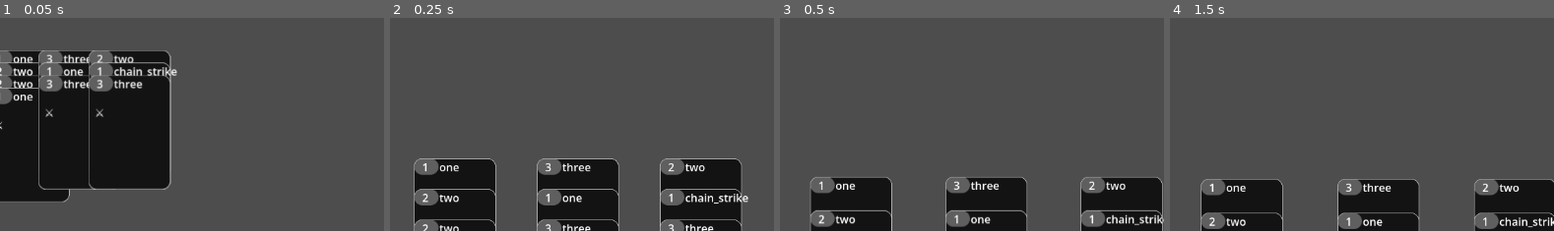
Above: before the commit, frames 1-4 (left to right).
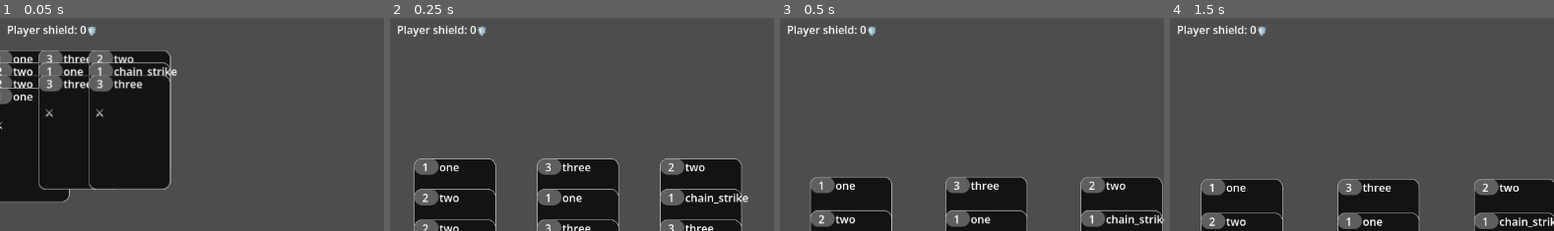
Above: after the commit, the same moments.

Repository: tgbrooks/cocards
Game: Godot game, scene res://main.tscn
The game is run twice, just before and just after one commit, with the same random seed, the same clock (stepped at 60 frames per second) and the same inputs.
Inputs:
- Up to frame 1 (0.05 s): no input
- Up to frame 2 (0.25 s): no input
- Up to frame 3 (0.5 s): no input
- Up to frame 4 (1.5 s): click "grunt 1/5" at 0.5 s; click "grunt 1/5" at 1.25 s
The pictures show only the part of the screen within x 5-55%, y 10-60%; the shares and areas given below are measured in that part.

The runs differ from the first frame. In frame 1, 0.5% of the frame differs, in the area x 2-25%, y 3-9%; in frame 2, 0.5%; in frame 3, 0.5%; in frame 4, 0.5%.

Commit message:
Add dodge and shield

Diff:
--- a/card.gd
+++ b/card.gd
@@ -5,6 +5,8 @@
 @export var suit: Enums.Suit = Enums.Suit.RED
 @export var face_up: bool = true
 @export var damage: int = 1
+@export var dodge: int = 0
+@export var shield: int = 0
 @export var description: String = ''
 signal card_flipped(to_front: bool)
 signal played(enemy: Enemy, card_stack: Array[Card])
@@ -18,6 +20,8 @@
 # Called when the node enters the scene tree for the first time.
 func _ready() -> void:
 	var damage_icons = '⚔️'.repeat(damage)
+	var shield_icons = '🛡️'.repeat(shield)
+	var dodge_icons = '🏃'.repeat(dodge)
 	number_label.text = "%s" % number
 	name_label.text = card_name
 	description_label.text = '%s\n%s' % [damage_icons, description]
@@ -40,8 +44,10 @@
 	else:
 		button.text = "--"
 
-func play(enemy: Enemy, card_stack: Array[Card]) -> void:
+func play(enemy: Enemy, card_stack: Array[Card], main: Main) -> void:
+	main.gain_shield(shield)
 	enemy.take_damage(damage)
+	enemy.gain_dodge(dodge)
 	get_parent().remove(self)
 	var tween = create_tween()
 	tween.tween_property(self, "scale", Vector2(0,0), 0.15).set_ease(Tween.EASE_IN)
--- a/card_library.gd
+++ b/card_library.gd
@@ -16,9 +16,11 @@
 	if card_name == 'one':
 		card.number = 1
 		card.suit = Enums.Suit.RED
+		card.dodge = 2
 	elif card_name == 'two':
 		card.number = 2
 		card.suit = Enums.Suit.RED
+		card.shield = 1
 	elif card_name == 'three':
 		card.number = 3
 		card.suit = Enums.Suit.RED
--- a/enemy.gd
+++ b/enemy.gd
@@ -5,12 +5,15 @@
 @export var health: int = 1
 @export var action_points_threshold: int = 3
 @export var action_points: int = 0
+var current_dodge: int = 0
 signal defeated()
 signal survived()
 signal damaged(damage: int)
 signal action_points_changed(old: int, new:int)
 signal action_taken()
+signal dodge_changed(old: int, new:int)
 @onready var action_points_label: Label = $ActionPointsLabel
+@onready var dodge_label: Label = $DodgeLabel
 
 # Called when the node enters the scene tree for the first time.
 func _ready() -> void:
@@ -18,6 +21,7 @@
 	defeated.connect(_on_defeated)
 	action_points_changed.connect(_draw_action_points)
 	_draw_action_points(0,0)
+	dodge_changed.connect(_draw_dodge)
 
 func draw():
 	text = "%s\n%s/%s" % [enemy_name, attack, health]
@@ -40,15 +44,24 @@
 	draw()
 
 func take_action(main: Main) -> void:
-	main.damage_player(attack)
+	var final_attack = max(attack - current_dodge, 0)
+	var old_dodge = current_dodge
+	current_dodge = 0
+	dodge_changed.emit(old_dodge, current_dodge)
+	main.damage_player(final_attack)
 	# Animate the attack
 	var tween = create_tween()
-	tween.tween_property(self, "rotation_degrees", 30, 0.15)
+	tween.tween_property(self, "rotation_degrees", 30, 0.15/2)
 	tween.tween_property(self, "rotation_degrees", -30, 0.15)
 	tween.tween_property(self, "rotation_degrees", 0, 0.15/2)
 	#tween.tween_property(self, "scale", Vector2(1, 1), 0.15)
 	await tween.finished
 	action_taken.emit()
+
+func gain_dodge(new_dodge: int) -> void:
+	var old = current_dodge
+	current_dodge += new_dodge
+	dodge_changed.emit(old, current_dodge)
 
 func _draw_action_points(old: int, new:int) -> void:
 	var ns = "🔳".repeat(new)
@@ -58,3 +71,7 @@
 	else:
 		empty = ""
 	action_points_label.text = "%s%s" % [ns, empty]
+
+func _draw_dodge(old: int, new_int) -> void:
+	var dodge_str = '🏃'.repeat(current_dodge)
+	dodge_label.text = dodge_str
--- a/enemy.tscn
+++ b/enemy.tscn
@@ -6,6 +6,11 @@
 offset_right = 55.0
 offset_bottom = 55.0
 script = ExtResource("1_7k104")
+enemy_name = null
+attack = null
+health = null
+action_points_threshold = null
+action_points = null
 
 [node name="ActionPointsLabel" type="Label" parent="." unique_id=581787762]
 layout_mode = 0
@@ -13,3 +18,10 @@
 offset_top = 3.0
 offset_right = 104.0
 offset_bottom = 26.0
+
+[node name="DodgeLabel" type="Label" parent="." unique_id=1833790826]
+layout_mode = 0
+offset_left = 62.0
+offset_top = 27.0
+offset_right = 102.0
+offset_bottom = 50.0
--- a/main.gd
+++ b/main.gd
@@ -6,10 +6,14 @@
 @export var played_cards: Array[CardStack] = []
 @export var objectives: Array[Objective] = []
 @export var active_player: String = "human"
+@export var player_shield: int = 0
 var card_stacks: Array[CardStack] = []
 var deck: Array[Card] = []
 signal player_damaged(old_health: int, new_health: int)
+signal player_shield_changed(old: int, new: int)
 @onready var enemy_area: EnemyArea = $EnemyArea
+@onready var player_health_label: Label = $PlayerHealthLabel
+@onready var player_shield_label: Label = $PlayerShieldLabel
 
 # Called when the node enters the scene tree for the first time.
 func _ready() -> void:
@@ -38,6 +42,8 @@
 	enemy_area.spawn_enemies()
 	player_damaged.connect(_on_player_damaged)
 	player_damaged.emit(player_health, player_health)
+	player_shield_changed.connect(_on_player_shield_change)
+	player_shield_changed.emit(0,0)
 
 func _on_go_button_pressed() -> void:
 	pass
@@ -81,7 +87,7 @@
 		selected_card_stack = null
 
 func play_card(card: Card, enemy: Enemy, card_stack: Array[Card]) -> void:
-	card.play(enemy, card_stack)
+	card.play(enemy, card_stack, self)
 	var idx = selected_cards.find(card)
 	if idx >= 0:
 		selected_cards.pop_at(idx)
@@ -91,8 +97,23 @@
 
 func damage_player(damage: int) -> void:
 	var old = player_health
-	player_health -= damage
-	player_damaged.emit(old, player_health)
+	var blocked_damage = min(damage, player_shield)
+	var unblocked_damage = damage - blocked_damage
+	player_health -= unblocked_damage
+	if player_health != old:
+		player_damaged.emit(old, player_health)
+	if blocked_damage > 0:
+		var old_shield = player_shield
+		player_shield -= blocked_damage
+		player_shield_changed.emit(old_shield, player_shield)
+
+func gain_shield(shield: int) -> void:
+	var old = player_shield
+	player_shield += shield
+	player_shield_changed.emit(old, player_shield)
 
 func _on_player_damaged(old, new) -> void:
-	$PlayerHealthText.text = "Player health: %s" % new
+	player_health_label.text = "Player health: %s" % new
+
+func _on_player_shield_change(old, new) -> void:
+	player_shield_label.text = 'Player shield: %s🛡️' % new
--- a/main.tscn
+++ b/main.tscn
@@ -17,11 +17,18 @@
 position = Vector2(813, 117)
 script = ExtResource("2_0xm2m")
 
-[node name="PlayerHealthText" type="Label" parent="." unique_id=836549632]
+[node name="PlayerHealthLabel" type="Label" parent="." unique_id=836549632]
 offset_left = 64.77272
 offset_top = 40.367065
 offset_right = 104.77272
 offset_bottom = 63.367065
 text = "Player health:"
 
+[node name="PlayerShieldLabel" type="Label" parent="." unique_id=199418237]
+offset_left = 65.0
+offset_top = 69.0
+offset_right = 105.0
+offset_bottom = 92.0
+text = "Player shield:"
+
 [connection signal="pressed" from="GoButton" to="." method="_on_go_button_pressed"]
